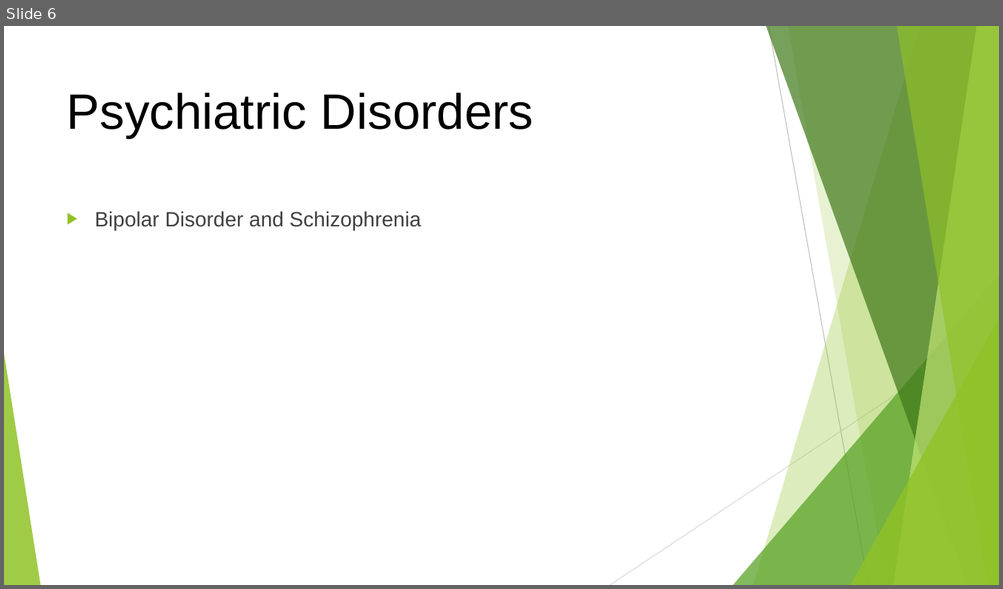
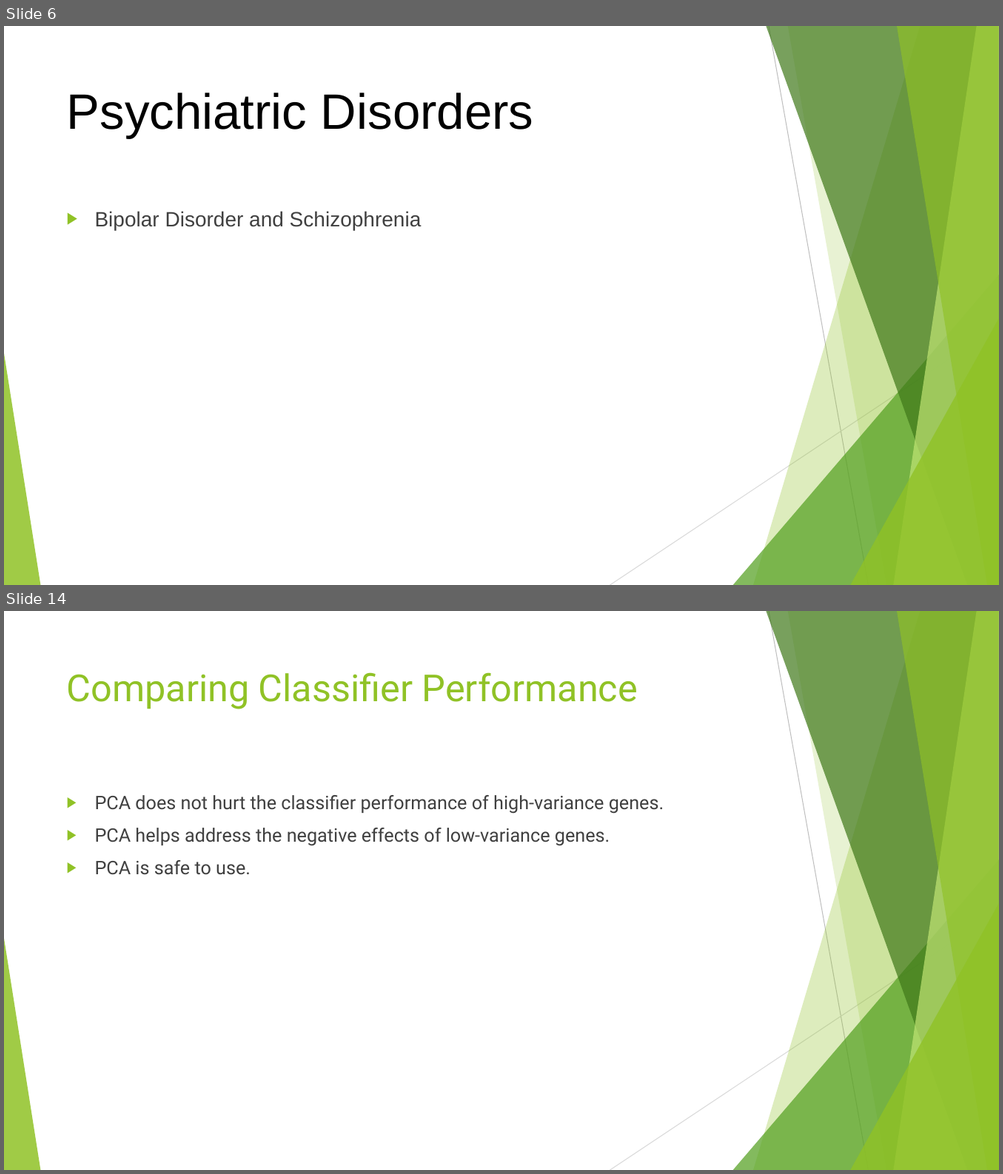
Before and after one commit to danyi1998/FYP, a slide deck: others/FYP Topic Presentation.pptx. Shown one above the other, each under a label of ours: slide 6 before the commit, slides 6 and 14 after it; the slides between them are not shown. The pictures are 1003x589 and 1003x1174 pixels, drawn with LibreOffice and Linux fonts; fonts in the diff are those of the drawing. Boxes give left, top, right and bottom in pixels: in the first picture for what was removed or moved away, otherwise in the second. Text is boxed around its words. In the diff, an @@ line names an element or a change of style, - is before the commit and + after.

```diff
--- a/others/FYP Topic Presentation.pptx
+++ b/others/FYP Topic Presentation.pptx
@@ slide 14 added at (4, 611, 999, 1170), background #FFFFFF; not listed: 10 template elements that a slide beside it also shows @@
@@ title added at (67, 672, 637, 709), 36 pt, text #90C226 @@
+Comparing Classifier Performance
@@ text added at (95, 795, 663, 875), 18 pt, text #404040 @@
+▶ PCA does not hurt the classifier performance of high-variance genes.
+▶ PCA helps address the negative effects of low-variance genes.
+▶ PCA is safe to use.
```
Also in this commit, not shown: 18 other slides added.
